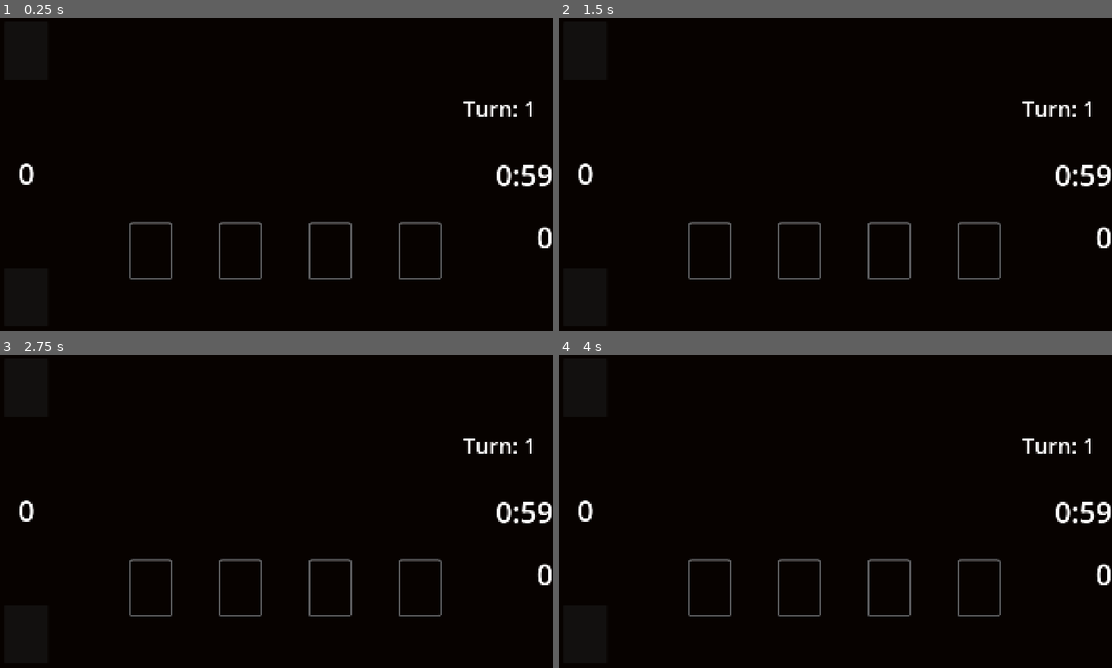
Above: before the commit, frames 1-4 (two rows, left to right).
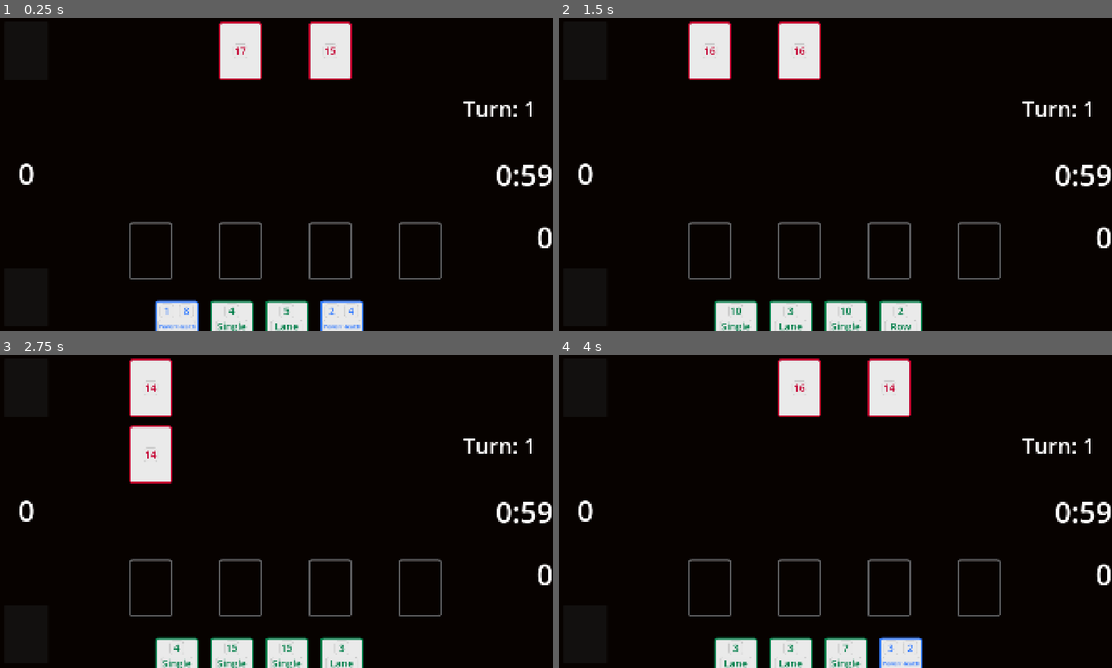
Above: after the commit, the same moments.

Repository: jake6724/card_speedrunner
Game: Godot game, scene res://Scenes/main.tscn
Two runs of this game, one before a commit and one after it. Both use one fixed random seed, a clock stepped at 60 frames per second and the inputs below.
Inputs (mouse positions are in pixels of both pictures, inside the frame that each line leads up to):
- Up to frame 1 (0.25 s): no input
- Up to frame 2 (1.5 s): tap Enter at 0.5 s; move the mouse to (1067, 177) at 0.52 s; click (1067, 177) at 0.6 s; tap X (x) at 0.8, 1.35 s; tap Space at 1.25 s; move the mouse to (724, 190) at 1.27 s
- Up to frame 3 (2.75 s): click (165, 527) at 1.55 s; tap Enter at 2 s; move the mouse to (331, 442) at 2.02 s; tap Z (end_turn) at 2.1 s; tap X (x) at 2.3 s
- Up to frame 4 (4 s): tap Space at 2.75 s; move the mouse to (807, 574) at 2.77 s; click (807, 574) at 2.85 s; move the mouse to (1001, 558) at 3.52 s; right-click (1001, 558) at 3.6 s; tap X (x) at 3.8 s

The runs differ from the first frame. In frame 1, 6.0% of the frame differs, in the area x 27-66%, y 1-100%; in frame 2, 6.0%; in frame 3, 6.0%; in frame 4, 6.0%.
Error before the commit: Invalid assignment of property or key 'deck_source' with value of type 'Array[CardData]' on a base object of type 'null instance'. (res://Scripts/Main.gd:16)

Commit message:
Refactoring

Diff:
--- a/Scripts/Card/Card.gd
+++ b/Scripts/Card/Card.gd
@@ -2,9 +2,3 @@
 extends Control
 
 var data: CardData
-
-func _ready():
-	z_index = 10
-
-# func set_data(_new_data: CardData) -> void:
-# 	pass
--- a/Scripts/Card/EnemyUnitCard.gd
+++ b/Scripts/Card/EnemyUnitCard.gd
@@ -5,7 +5,7 @@
 signal enemy_unit_died
 
 func _ready():
-	pass
+	z_index = 1
 
 func update_labels() -> void:
 	power_label.text = str(int(data.power))
--- a/Scripts/Card/PlayerSpellCard.gd
+++ b/Scripts/Card/PlayerSpellCard.gd
@@ -5,8 +5,7 @@
 @onready var target_label: Label = $MarginContainer/VBoxContainer/TargetPanel/TargetLabel
 
 func _ready():
-	z_index = 1
-	pass
+	z_index = 3
 
 func update_labels() -> void:
 	power_label.text = str(int(data.power))
--- a/Scripts/Card/PlayerUnitCard.gd
+++ b/Scripts/Card/PlayerUnitCard.gd
@@ -7,7 +7,7 @@
 signal player_unit_died
 
 func _ready():
-	pass
+	z_index = 2
 
 func update_labels() -> void:
 	health_label.text = str(int(data.health))
--- a/Scripts/GameTimer.gd
+++ b/Scripts/GameTimer.gd
@@ -17,7 +17,6 @@
 func _process(_delta):
 	if timer.time_left == 0:
 		text = "0:00"
-		print("Gameover!")
 		gameover.emit()
 	else:
 		left_number = str(int(timer.time_left) / 60)
--- a/Scripts/Grid.gd
+++ b/Scripts/Grid.gd
@@ -12,14 +12,11 @@
 
 signal timer_attacked
 
-var grid: Array[Array] = [ # Consider initializing with empty card ? That way we could use these to detect if we clicked a empty spot?
+var grid: Array[Array] = [
 	[null, null, null, null],
 	[null, null, null, null],
 	[null, null, null, null],
 	[null, null, null, null]]
-
-func _process(delta):
-	pass
 
 func _ready():
 	# Configure placeholder cards in row 4
@@ -28,22 +25,14 @@
 		grid[3][i] = new_card
 		new_card.position = margin_buffer + Vector2(i, 3) * (cell_size + buffer)
 		add_child(new_card)
-
+		place_holder_cards.append(new_card)
 		new_card.mouse_entered.connect(on_place_holder_card_entered.bind(new_card))
 		new_card.mouse_exited.connect(on_place_holder_card_exited)
-
-		place_holder_cards.append(new_card)
 
 func add_enemy_to_grid(card):
 	var col = GlobalData.rng.randi_range(0,3)
 
-	# grid[0][col] = card
-	# card.position = margin_buffer + Vector2(col, 0) * (cell_size + buffer)
-	# add_child(card)
-	# card.mouse_entered.connect(on_enemy_unit_card_entered.bind(card))
-	# card.mouse_exited.connect(on_enemy_unit_card_exited.bind(card))
-	# card.enemy_unit_died.connect(on_enemy_unit_died.bind(card))
-
+	# If not card in starting row/col, place new card
 	if not grid[0][col]:
 		grid[0][col] = card
 		card.position = margin_buffer + Vector2(col, 0) * (cell_size + buffer)
@@ -52,7 +41,8 @@
 		card.mouse_exited.connect(on_enemy_unit_card_exited.bind(card))
 		card.enemy_unit_died.connect(on_enemy_unit_died.bind(card))
 
-	else: # TODO: This can eventually be removed, as all enemy cards will move down 1 at the beginning over each turn
+	# Else, shift occupying card down and then place new card
+	else:
 		shift_column_down(col)
 		grid[0][col] = card
 		card.position = margin_buffer + Vector2(col, 0) * (cell_size + buffer)
@@ -63,13 +53,7 @@
 
 	card.call_deferred("update_labels") # Children nodes (e.i the labels) may not have loaded into scene tree yet
 
-# ROW 0
-# ROW 1
-# ROW 2
-# ROW 3 = UNITS
-
 func shift_column_down(col): # Only moves enemy cards
-	#for i in range((columns - 1), -1, -1):
 	for i in range(2, -1, -1):
 		if grid[i][col]:
 			if i != 2:
@@ -78,27 +62,18 @@
 					grid[i][col] = null
 
 			else:
-
-				# Just create an array of place holder cards, each one is at the correct index corresponding to lane
-				# check if it has a child that is a player unit card; if so fuck that bitch up
 				var player_unit = get_place_holder_child(place_holder_cards[col])
-
+				# Attack lane's player unit if it exists
 				if player_unit:
 					print("Should attack a unit")
 					player_unit.take_damage(grid[i][col].data.power)
 					var time_reduction = grid[i][col].data.power - player_unit.data.health
-
 					timer_attacked.emit(time_reduction)
-
+				# Else attack timer directly
 				else:
-					# var time_reduction = grid[i][col].data.power
 					timer_attacked.emit(grid[i][col].data.power)
 
-				# Find if there is a unit card in the enemy card's column
-
-				# Find if it kills unit card
-				# Find left over damage
-				# Subtract timer time based on damage
+				# Remove attacker
 				grid[i][col].queue_free()
 				grid[i][col] = null
 
@@ -107,7 +82,7 @@
 		shift_column_down(i)
 
 func on_enemy_unit_card_entered(card):
-	if card is EnemyUnitCard: # Not really needed I dont think
+	if card is EnemyUnitCard:
 		selected_enemy = card
 
 func on_enemy_unit_card_exited(card):
@@ -153,7 +128,7 @@
 		for y in range(grid[x].size()):
 			if grid[x][y] == card:
 				return y
-	return -1000 # Idk man
+	return -1000
 
 func get_enemy_cards_in_col(col: int) -> Array:
 	var r: Array[EnemyUnitCard] = []
@@ -167,5 +142,4 @@
 		print(child)
 		if child is PlayerUnitCard:
 			return child
-
 	return null
--- a/Scripts/Hand.gd
+++ b/Scripts/Hand.gd
@@ -12,6 +12,7 @@
 var action_count = 0
 
 signal player_turn_complete
+signal player_action_incremented
 
 func add_card_to_hand() -> void:
 	# Get card from deck, add to hand array, add child
@@ -74,9 +75,6 @@
 					selected_card.mouse_exited.disconnect(on_mouse_exited_card)
 					active_units.append(selected_card)
 					selected_card.player_unit_died.connect(on_player_unit_died)
-
-				# attack_with_unit(selected_card)
-
 				reset_selected_card()
 				add_card_to_hand()
 				update_action_count()
@@ -156,17 +154,13 @@
 	return false
 
 func update_action_count():
-	print("Action count = ", action_count)
 	action_count += 1
-	# print("Action count: ", action_count)
+	player_action_incremented.emit(action_count)
 	if action_count >= 3:
-		print("emitting player_turn_complete")
 		player_turn_complete.emit()
 
-	elif not grid.has_enemies(): # and not has_unit_card(): # No enemies and only spell cards
+	elif not grid.has_enemies():
 		player_turn_complete.emit()
 
 func on_player_unit_died(card):
 	active_units.remove_at(active_units.find(card))
-
-	# TODO: Need to check for only units and no slots
--- a/Scripts/Main.gd
+++ b/Scripts/Main.gd
@@ -1,13 +1,14 @@
 extends Control
 
 @onready var grid: Grid = $MarginContainer/HBoxContainer/Gameboard/Grid
-@onready var player_deck: Deck = $MarginContainer/HBoxContainer/Decks/MarginContainer/PlayerDeck
-@onready var enemy_deck: Deck = $MarginContainer/HBoxContainer/Decks/MarginContainer/EnemyDeck
+@onready var player_deck: Deck = $MarginContainer/HBoxContainer/MarginContainer/Decks/PlayerDeck
+@onready var enemy_deck: Deck = $MarginContainer/HBoxContainer/MarginContainer/Decks/EnemyDeck
 @onready var player_hand: Hand = $MarginContainer/HBoxContainer/Gameboard/Hand
 @onready var game_timer_label: RichTextLabel = $MarginContainer/HBoxContainer/Stats/MarginContainer/VBoxContainer/Timer
 @onready var gameover_label: Label = $GameoverLabel
 @onready var score_label: Label = $MarginContainer/HBoxContainer/Stats/MarginContainer/VBoxContainer/Score
 @onready var turn_label: Label = $MarginContainer/HBoxContainer/Stats/MarginContainer/VBoxContainer/Turn
+@onready var action_count_label: Label =$MarginContainer/HBoxContainer/MarginContainer/Decks/TurnCount
 
 var turn_count = 1
 
@@ -27,6 +28,7 @@
 	# Connect to signals
 	GlobalData.score_changed.connect(on_score_changed)
 	player_hand.player_turn_complete.connect(on_player_turn_complete)
+	player_hand.player_action_incremented.connect(on_player_action_incremented)
 	game_timer_label.gameover.connect(on_gameover)
 	grid.timer_attacked.connect(on_timer_attacked)
 
@@ -38,6 +40,9 @@
 	# Update turn count
 	turn_count += 1
 	turn_label.text = "Turn: " + str(turn_count)
+
+	# Reset action count
+	on_player_action_incremented(0)
 
 	# Reset hand stats, attack with player units
 	player_hand.action_count = 0
@@ -56,14 +61,15 @@
 
 func on_timer_attacked(time_reduction):
 	var new_time: float = game_timer_label.timer.time_left - time_reduction
-	print("Time Reduction = ", time_reduction)
-	print("New time = ", new_time)
 	if new_time > 0:
 		game_timer_label.timer.stop()
 		game_timer_label.timer.start(new_time)
 	else:
 		game_timer_label.timer.stop()
 
+func on_player_action_incremented(action_count: int):
+	action_count_label.text = str(action_count)
+
 func _input(_event):
 	if Input.is_action_just_pressed("x"):
 		get_tree().change_scene_to_file("res://Scenes/main.tscn")
